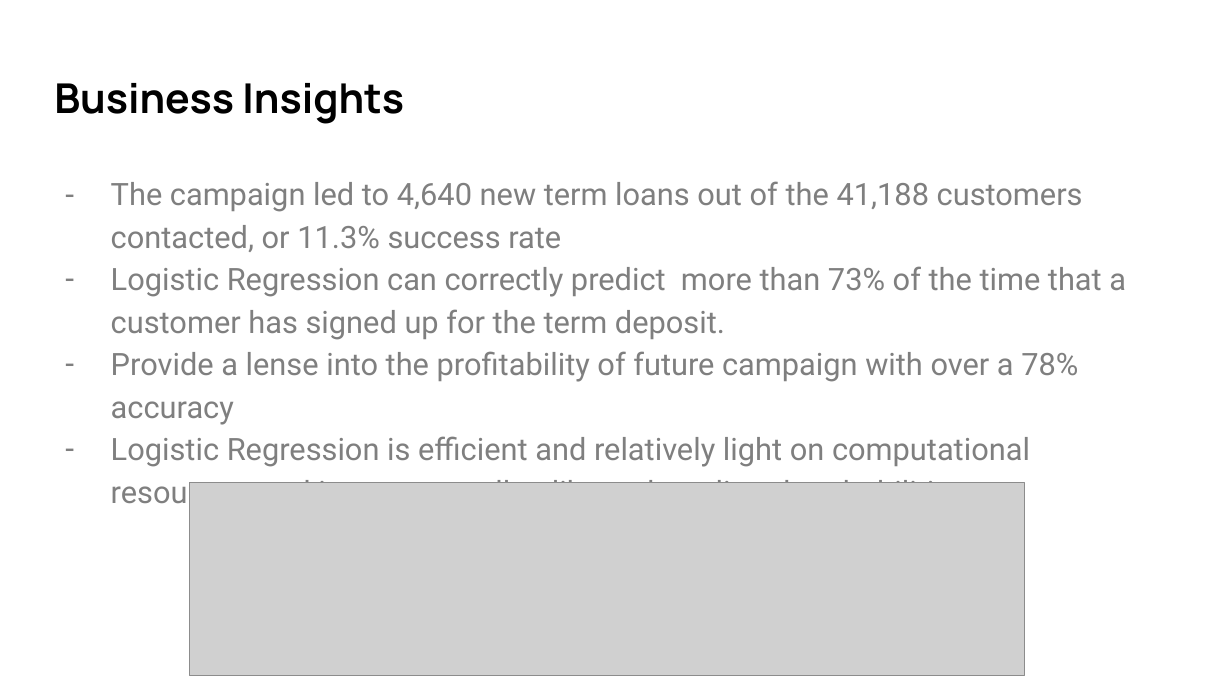
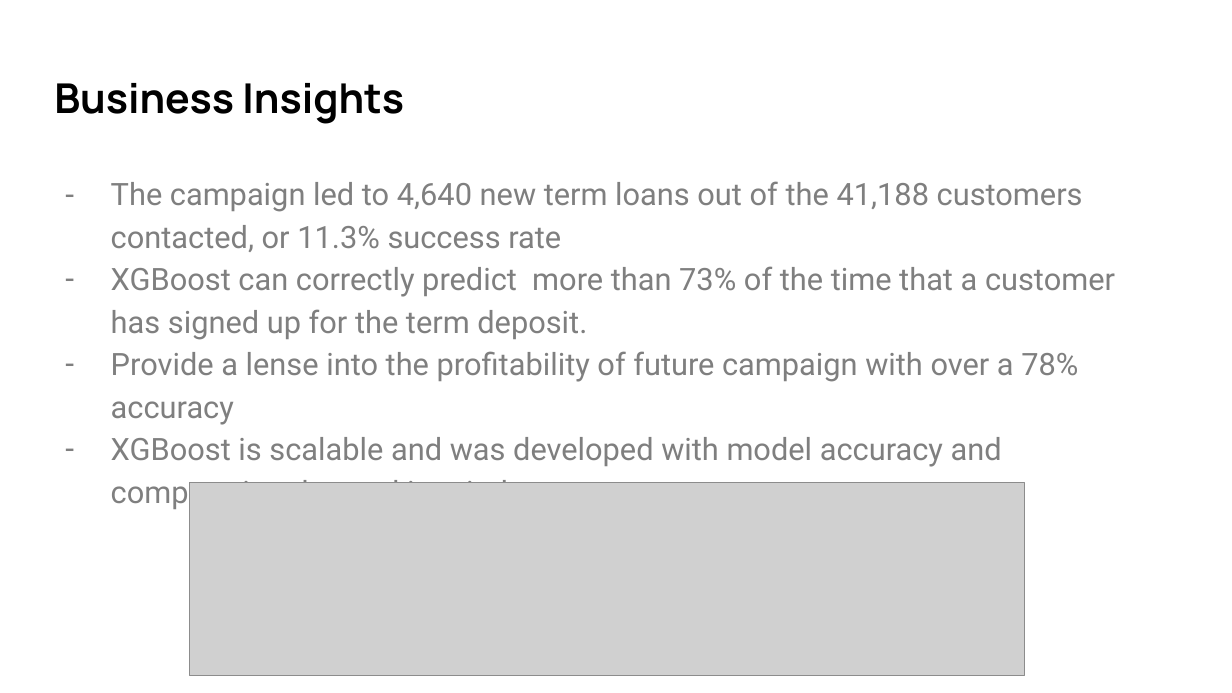
Before and after one commit to MissAle17/dsc-3-final-project-online-ds-sp-000, a slide deck: slide 6 of Bank Marketing Module 3.pptx. Drawn at 1232x693 pixels with LibreOffice and Linux fonts; fonts in the diff are those of the drawing; grey boxes stand for pictures. Boxes give left, top, right and bottom in pixels: in the first picture for what was removed or moved away, otherwise in the second. Text is boxed around its words. In the diff, an @@ line names an element or a change of style, - is before the commit and + after.

Commit message:
done

```diff
--- a/Bank Marketing Module 3.pptx
+++ b/Bank Marketing Module 3.pptx
@@ text at bbox=[111, 266, 1115, 340]: text changed @@
-– Logistic Regression can correctly predict more than 73% of the time that a customer has signed up for the term deposit.
+– XGBoost can correctly predict more than 73% of the time that a customer has signed up for the term deposit.
@@ text at bbox=[111, 437, 1002, 511]: text changed @@
-– Logistic Regression is efficient and relatively light on computational resources, and it outputs well-calibrated predicted probabilities
+– XGBoost is scalable and was developed with model accuracy and computational speed in mind
```
Also in this commit, not shown: 2 other slides changed.
